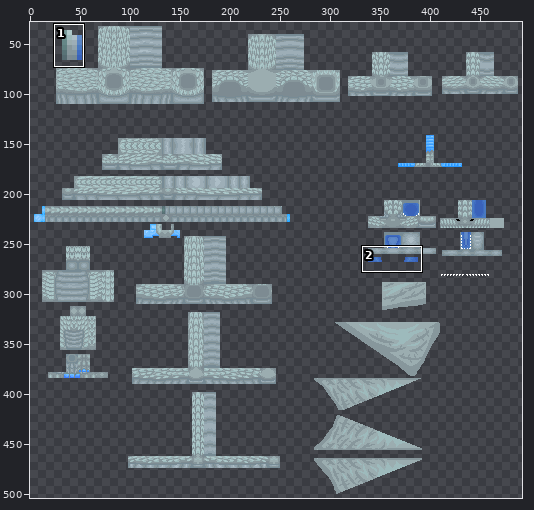
One commit to this sprite sheet: waterdragon/textures/pure_water_dragon/waterdragon_pure_water_dragon.png. The first picture is a wide view before the edit; the outline marks the close-up.
Close-up. As it was:
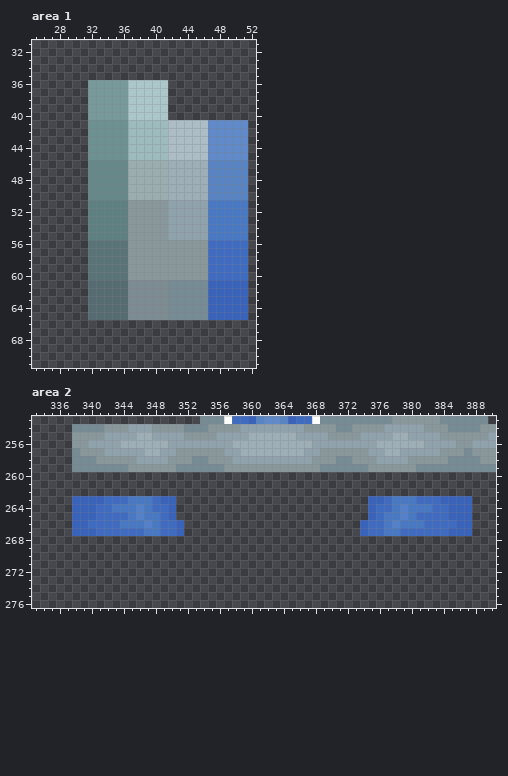
The file is 512x512 pixels. Colours within 5 levels of each other are drawn and written as one. Shown: area 1: x 25..52, y 31..71; area 2: x 333..390, y 253..276. The wide view leaves out empty margins.
Now the later version:
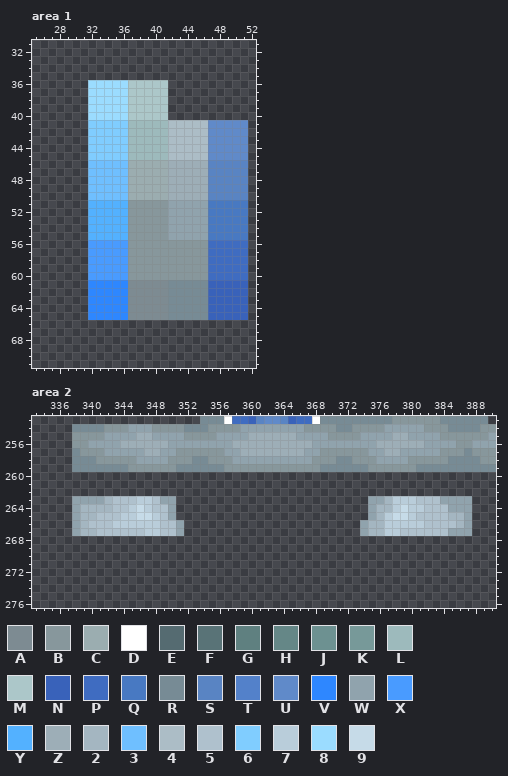
Palette (. is transparent): A #7d8b92  B #87979c  C #9badb0  D #ffffff  E #556b71  F #597377  G #5f8080  H #658787  J #6d9191  K #779999  L #9dbabc  M #acc7c9  N #3962ba  P #3f6cc1  Q #4879c2  R #778b95  S #5984c3  T #5381ca  U #608ac9  V #2e87ff  W #90a3ad  X #499bff  Y #53b1ff  Z #9daeb7  2 #a4b6c1  3 #6fbfff  4 #acbdc6  5 #afc1cd  6 #80cdff  7 #b9cdda  8 #9bdcff  9 #c6dbe8
What changed:
Area 1:
The edit turns colour H into colour 3 in rows 46 to 50 at x 32 to 36.
The edit turns colour J into colour 6 in rows 41 to 45 at x 32 to 36.
The edit turns colour K into colour 8 in rows 36 to 40 at x 32 to 36.
The edit turns colour E into colour V in rows 61 to 65 at x 32 to 36.
The edit turns colour F into colour X in rows 56 to 60 at x 32 to 36.
The edit turns colour G into colour Y in rows 51 to 55 at x 32 to 36.
Area 2:
The edit turns colour N into colour 2 in row 264 at x 339 to 340; in row 265 at x 339 to 340 and 385 to 386; in row 266 at x 339 and 386; in row 267 at x 339 to 340.
The edit turns colour P into colour 2 in row 263 at x 342 and 377; in row 264 at x 341 to 342 and 376 to 377; in row 265 at x 376; in rows 266 to 267 at x 375 to 376.
The edit turns colour P into colour 5 in row 263 at x 343 to 344, 348 and 381 to 383; in row 264 at x 348 to 349 and 383 to 384; in row 265 at x 341 to 343, 349 and 381 to 384; in row 266 at x 340 to 342, 349 to 350 and 382 to 385; in row 267 at x 341 to 346, 349 to 350 and 379 to 384.
The edit turns colour Q into colour 5 in row 263 at x 345; in row 264 at x 343 to 344 and 382.
The edit turns colour P into colour 7 in row 265 at x 344; in row 266 at x 343.
The edit turns colour Q into colour 7 in row 263 at x 346 to 347 and 378 to 380; in row 264 at x 345, 347, 378 and 380 to 381; in row 265 at x 345, 348, 377 and 380; in row 266 at x 344 to 346, 348, 377 and 379 to 381; in row 267 at x 347 to 348 and 377 to 378.
The edit turns colour T into colour 7 in row 266 at x 347 and 378.
The edit turns colour Q into colour 9 in row 265 at x 347 and 378.
The edit turns colour T into colour 9 in rows 264 to 265 at x 346 and 379.
The edit turns colour N into colour W in row 263 at x 338 to 341, 349 to 350, 375 to 376 and 384 to 387; in row 264 at x 338, 350, 375 and 385 to 387; in row 265 at x 338, 350, 375 and 387; in row 266 at x 338, 351, 374 and 387; in row 267 at x 338, 351, 374 and 385 to 387.
